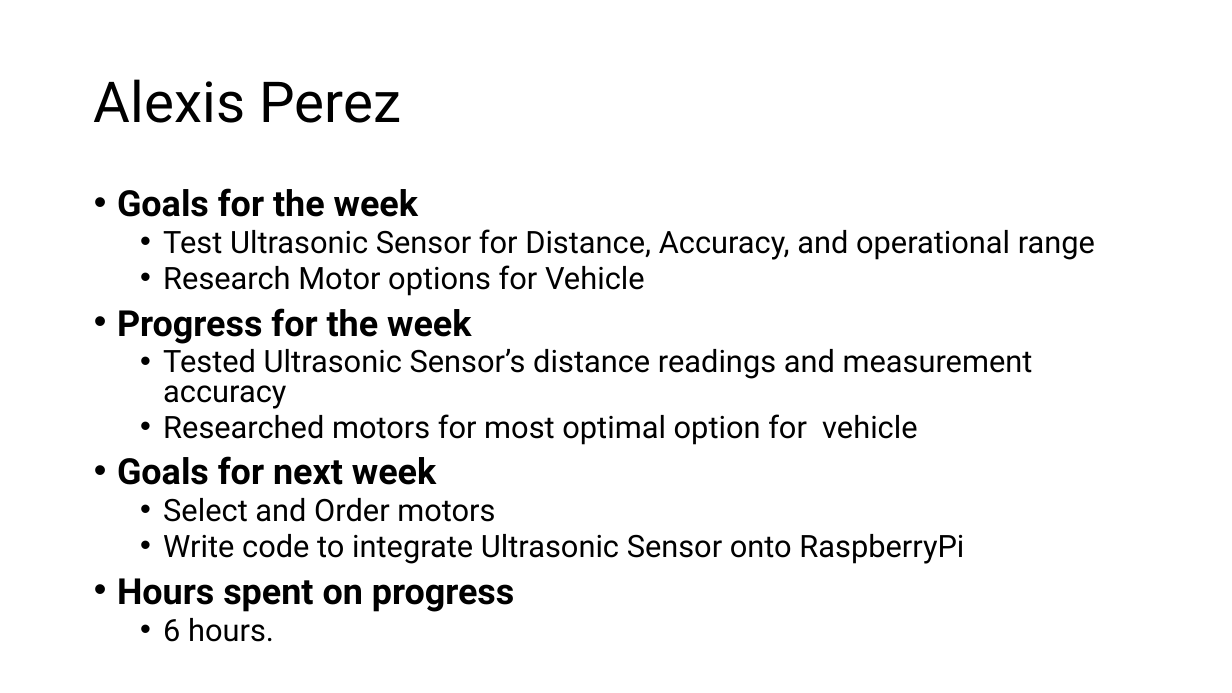
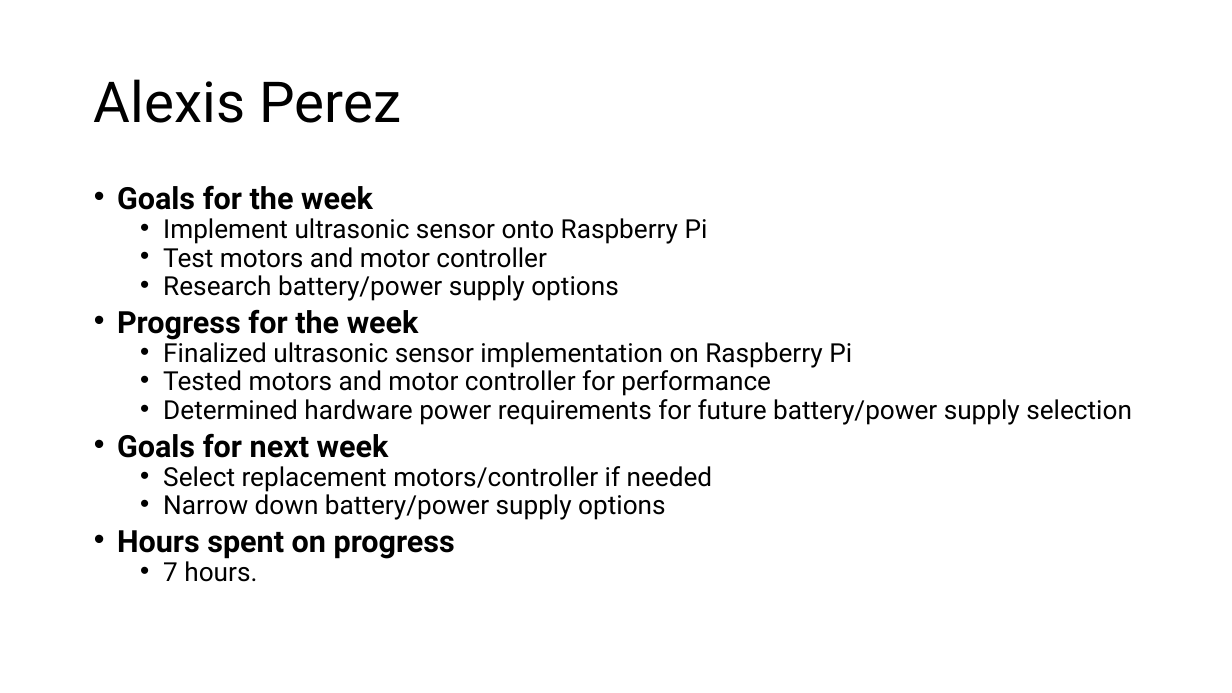
Before and after one commit to EthanWellsSr/Self-Driving-RC-Car, a slide deck: slide 1 of Weekly Reports/slides/2-alexis-perez.pptx. Drawn at 1232x693 pixels with LibreOffice and Linux fonts; fonts in the diff are those of the drawing. Boxes give left, top, right and bottom in pixels: in the first picture for what was removed or moved away, otherwise in the second. Text is boxed around its words. In the diff, an @@ line names an element or a change of style, - is before the commit and + after.

Commit message:
Week 5 updates

```diff
--- a/Weekly Reports/slides/2-alexis-perez.pptx
+++ b/Weekly Reports/slides/2-alexis-perez.pptx
@@ text at (x1=117, y1=185, x2=455, y2=559): size 28 to 23.8 pt in "Goals for the week", "Progress for the week", "Goals for next week", "Hours spent on progress"; line spacing 0.8 to 0.7 @@
@@ text at (x1=163, y1=218, x2=708, y2=301): text changed; size 24 to 20.4 pt @@
-  • Test Ultrasonic Sensor for Distance, Accuracy, and operational range
-  • Research Motor options for Vehicle
+  • Implement ultrasonic sensor onto Raspberry Pi
+  • Test motors and motor controller
+  • Research battery/power supply options
@@ text at (x1=163, y1=338, x2=1132, y2=425): text changed; size 24 to 20.4 pt @@
-  • Tested Ultrasonic Sensor’s distance readings and measurement accuracy
-  • Researched motors for most optimal option for vehicle
+  • Finalized ultrasonic sensor implementation on Raspberry Pi
+  • Tested motors and motor controller for performance
+  • Determined hardware power requirements for future battery/power supply selection
@@ text at (x1=163, y1=466, x2=713, y2=520): text changed; size 24 to 20.4 pt @@
-  • Select and Order motors
-  • Write code to integrate Ultrasonic Sensor onto RaspberryPi
+  • Select replacement motors/controller if needed
+  • Narrow down battery/power supply options
@@ text at (x1=163, y1=557, x2=257, y2=582): text changed; size 24 to 20.4 pt @@
-  • 6 hours.
+  • 7 hours.
```
Also in this commit, not shown: 2 slides added.
